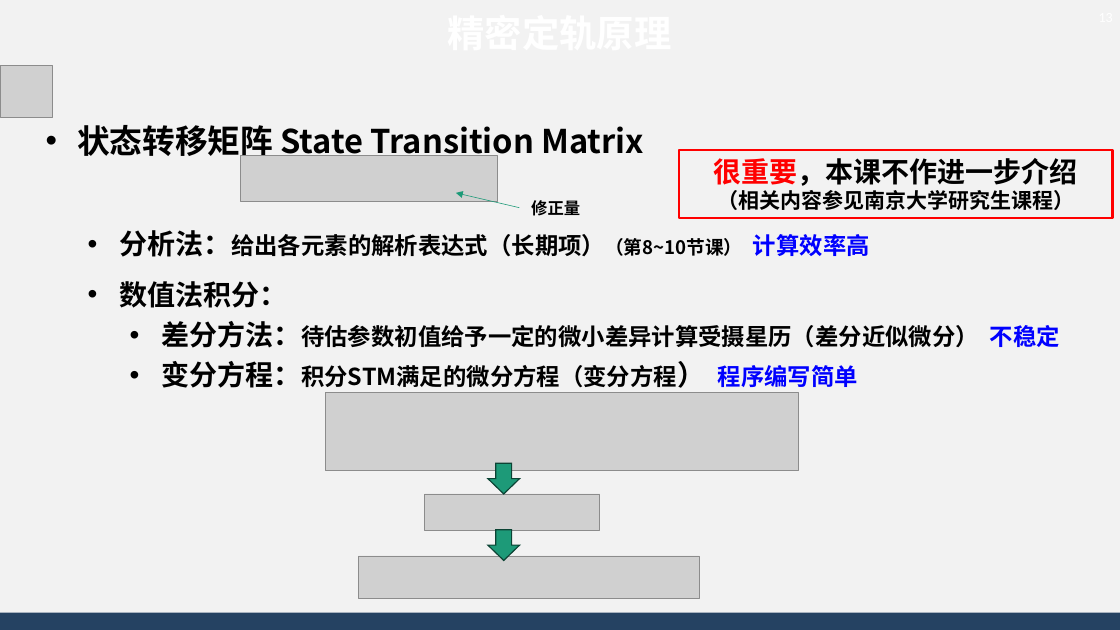
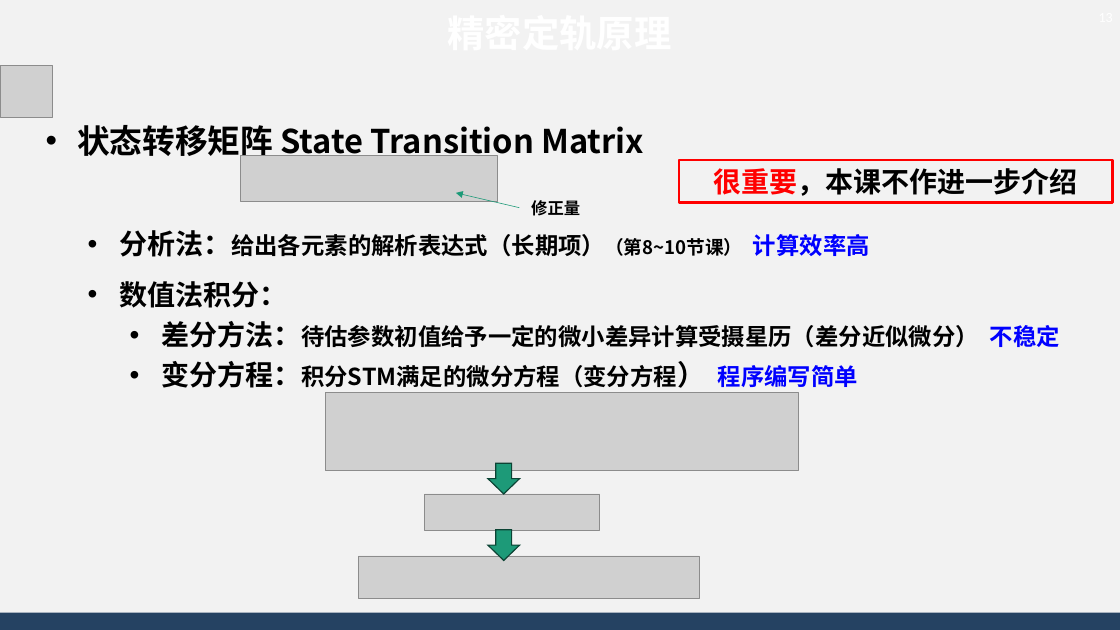
Before and after one commit to AsBackup/DAOSSA, a slide deck: slide 13 of 11 初轨确定和精密定轨原理.pptx. Drawn at 1120x630 pixels with LibreOffice and Linux fonts; fonts in the diff are those of the drawing; grey boxes stand for pictures; background and template pictures are left out. Boxes give left, top, right and bottom in pixels: in the first picture for what was removed or moved away, otherwise in the second. Text is boxed around its words. In the diff, an @@ line names an element or a change of style, - is before the commit and + after.

```diff
--- a/11 初轨确定和精密定轨原理.pptx
+++ b/11 初轨确定和精密定轨原理.pptx
@@ rectangle "很重要，本课不作进一步介绍" resized from (x1=679, y1=150, x2=1112, y2=218) to (x1=679, y1=160, x2=1112, y2=202) @@
@@ text in rectangle at (x1=717, y1=190, x2=1074, y2=210): paragraph removed @@
-（相关内容参见南京大学研究生课程）
```
Also in this commit, not shown: 2 other files.
